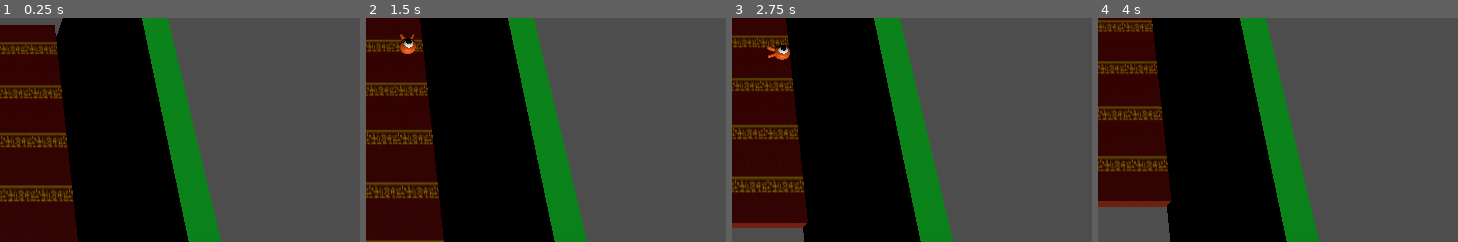
Above: before the commit, frames 1-4 (left to right).
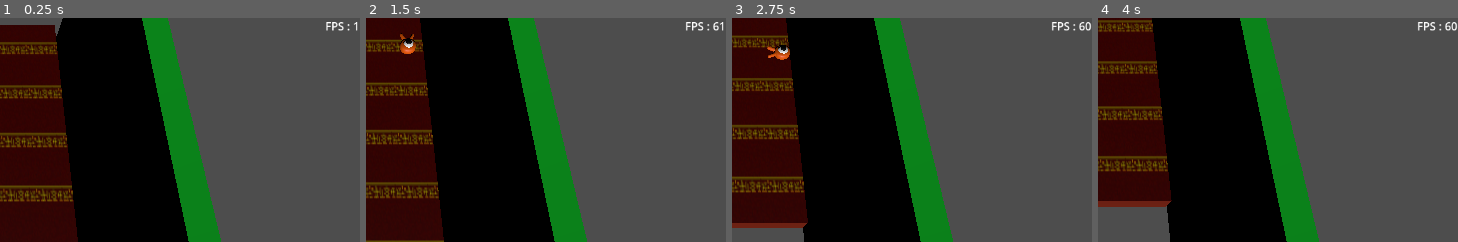
Above: after the commit, the same moments.

Repository: yannpradel/pfe_borne_arcade_godot
Game: Godot game, scene res://Main.tscn
Two runs of this game, one before a commit and one after it. Both use one fixed random seed, a clock stepped at 60 frames per second and the inputs below.
Inputs:
- Up to frame 1 (0.25 s): no input
- Up to frame 2 (1.5 s): hold Right (move_right) 0.53-1.28 s; tap Space (jump) at 0.6, 0.77, 1.07, 1.35 s; hold Down (move_back) from 1.28 s (still down)
- Up to frame 3 (2.75 s): tap Space (jump) at 1.52, 1.82, 2.1 s; release Down (move_back) at 2.03 s; hold Right (move_right) from 2.03 s (still down)
- Up to frame 4 (4 s): release Right (move_right) at 2.78 s; hold Up (move_forward) 2.78-3.53 s; tap Space (jump) at 2.85, 3.02, 3.32, 3.6, 3.77 s; hold Left (move_left) from 3.53 s (still down)
The pictures show only the part of the screen within x 50-100%, y 0-50%; the shares and areas given below are measured in that part.

The runs differ from the first frame. In frame 1, 0.2% of the frame differs, in the area x 90-100%, y 1-6%; in frame 2, 0.2%; in frame 3, 0.2%, in the area x 88-100%, y 1-6%; in frame 4, 0.2%.

Commit message:
controlled by buttons on rasp gpio

Diff:
--- a/fps.gd
+++ b/fps.gd
@@ -2,9 +2,11 @@
 extends Node
 
 var server := UDPServer.new()
+var port := 12345
+var player: CharacterBody3D  # Référence au personnage à contrôler
+var fps_label: Label  # Référence au Label pour afficher les FPS
 
 func _ready():
-	var port = 12345
 	print("Démarrage du serveur UDP sur le port %d..." % port)
 	var result = server.listen(port)
 	if result != OK:
@@ -12,15 +14,44 @@
 	else:
 		print("Serveur UDP démarré avec succès sur le port %d" % port)
 
+	# Référence au joueur
+	player = $Player  # Remplacez $Player par le chemin exact de votre personnage
+	if player:
+		print("Référence au joueur trouvée.")
+	else:
+		print("Erreur : Impossible de trouver le joueur.")
+
+	# Référence au Label pour afficher les FPS
+	fps_label = $FPSLabel  # Remplacez $FPSLabel par le chemin exact du Label
+	if fps_label:
+		print("FPSLabel trouvé avec succès.")
+	else:
+		print("Erreur : FPSLabel introuvable.")
+
 func _process(delta):
-	server.poll()  # Nécessaire pour vérifier les connexions entrantes
+	# Met à jour les FPS dans le Label
+	if fps_label:
+		fps_label.text = "FPS : %d" % Engine.get_frames_per_second()
 
-	# Vérifie si une connexion est disponible
+	server.poll()  # Vérifie les connexions UDP
+
 	while server.is_connection_available():
 		var peer: PacketPeerUDP = server.take_connection()
 		if peer:
 			var packet = peer.get_packet()
-			print("Connexion reçue : %s:%d" % [peer.get_packet_ip(), peer.get_packet_port()])
-			print("Message reçu : %s" % [packet.get_string_from_utf8()])
-			# Répond directement au client
+			var command = packet.get_string_from_utf8()
+			print("Commande reçue : %s" % command)
+
+			# Interpréter les commandes
+			match command:
+				"BUTTON_GAUCHE":
+					player.move_left()
+				"BUTTON_DROIT":
+					player.move_right()
+				"BUTTON_SAUT":
+					player.jump()
+				_:
+					print("Commande inconnue : %s" % command)
+
+			# Répondre au client (facultatif)
 			peer.put_packet(packet)
--- a/player.gd
+++ b/player.gd
@@ -2,13 +2,12 @@
 
 @export var speed = 14
 @export var fall_acceleration = 75
-@export var jump_force = 15  # Force du saut
-@export var max_camera_speed = 22.5  # Vitesse maximale de la caméra
+@export var jump_force = 15
+@export var max_camera_speed = 22.5
 
 var target_velocity = Vector3.ZERO
 @onready var camera := $"../CameraPivot/Camera3D"
 
-# Variable pour le double saut
 var has_double_jumped = false
 
 func _physics_process(delta):
@@ -52,16 +51,27 @@
 	# Ajuste la vitesse de la caméra pour suivre le personnage
 	adjust_camera_speed(delta)
 
+func move_left():
+	print("Déplacement à gauche")
+	target_velocity.x = -speed
+
+func move_right():
+	print("Déplacement à droite")
+	target_velocity.x = speed
+
+func jump():
+	if is_on_floor():
+		print("Saut")
+		target_velocity.y = jump_force
+		has_double_jumped = false
+	elif not has_double_jumped:
+		print("Double saut")
+		target_velocity.y = jump_force
+		has_double_jumped = true
+
 func adjust_camera_speed(delta):
-	# Calcule la position cible de la caméra pour garder le personnage centré
-	var target_camera_z = global_transform.origin.z + 50  # Ajuste l'offset de 10 selon le besoin
+	var target_camera_z = global_transform.origin.z + 50
 	var camera_position = camera.global_transform.origin.z
-
-	# Calcul de la vitesse de la caméra pour la rapprocher de la cible
 	var camera_speed = (target_camera_z - camera_position) * delta * max_camera_speed
-
-	# Limite la vitesse de la caméra à la valeur maximale
 	camera_speed = clamp(camera_speed, -max_camera_speed, max_camera_speed)
-
-	# Déplace la caméra sur l'axe Z en fonction de la vitesse calculée
 	camera.global_transform.origin.z += camera_speed * delta
Not shown, changed: Squash the Creeps (3D).pck
